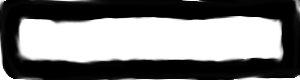
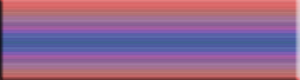
Layer changes from the first 300 × 80 image to the second:
added layer "Shape 6" above "Shape 5" over [0, 0, 300, 80]
hid "Background" over [0, 0, 300, 80]
